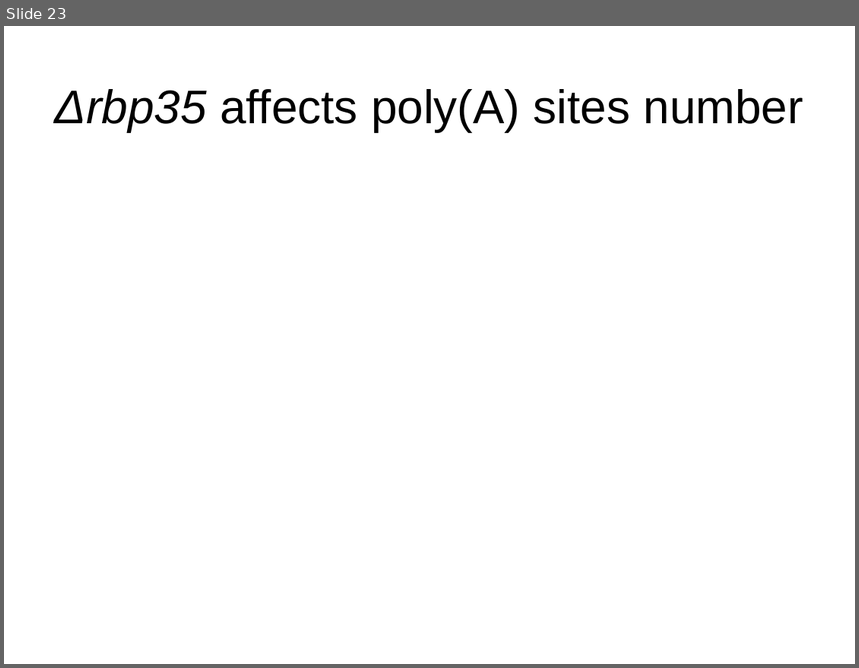
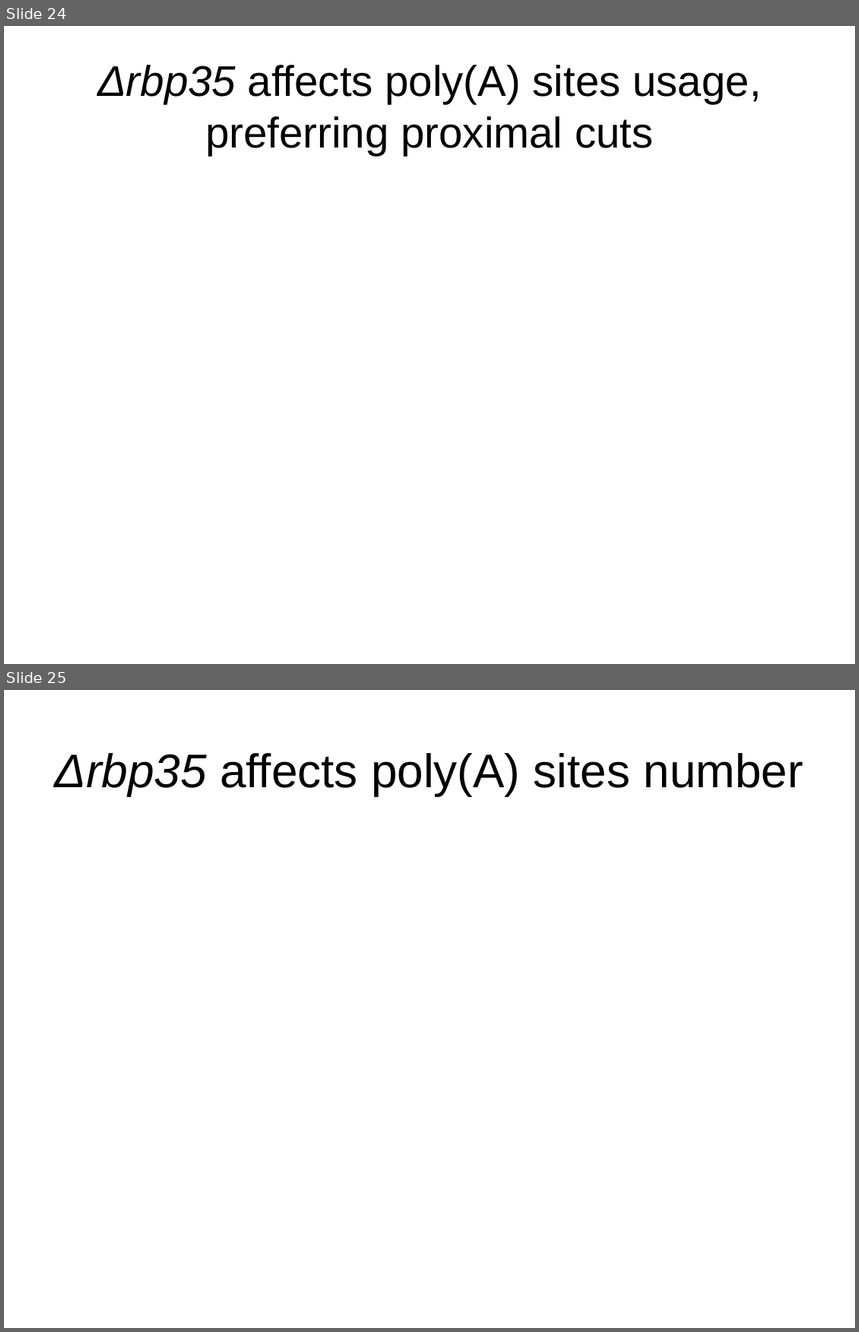
Before and after one commit to wilkinsonlab/m-oryzae-polya, a slide deck: doc/oryzae_presentation.odp. Shown one above the other, each under a label of ours: slide 23 before the commit, slides 24 and 25 after it. The pictures are 859x668 and 859x1332 pixels, drawn with LibreOffice and Linux fonts; fonts in the diff are those of the drawing. Boxes give left, top, right and bottom in pixels: in the first picture for what was removed or moved away, otherwise in the second. Text is boxed around its words. In the diff, an @@ line names an element or a change of style, - is before the commit and + after.

```diff
--- a/doc/oryzae_presentation.odp
+++ b/doc/oryzae_presentation.odp
@@ slide 24 added at <box>4,26,855,664</box>, background #FFFFFF @@
@@ title added at <box>97,65,761,155</box>, 40 pt, text #000000 @@
+Δrbp35 affects poly(A) sites usage, preferring proximal cuts
@@ what was slide 23 is now slide 25 @@
```
Also in this commit, not shown: 11 slides changed, 1 other slide added, 3 other files.
